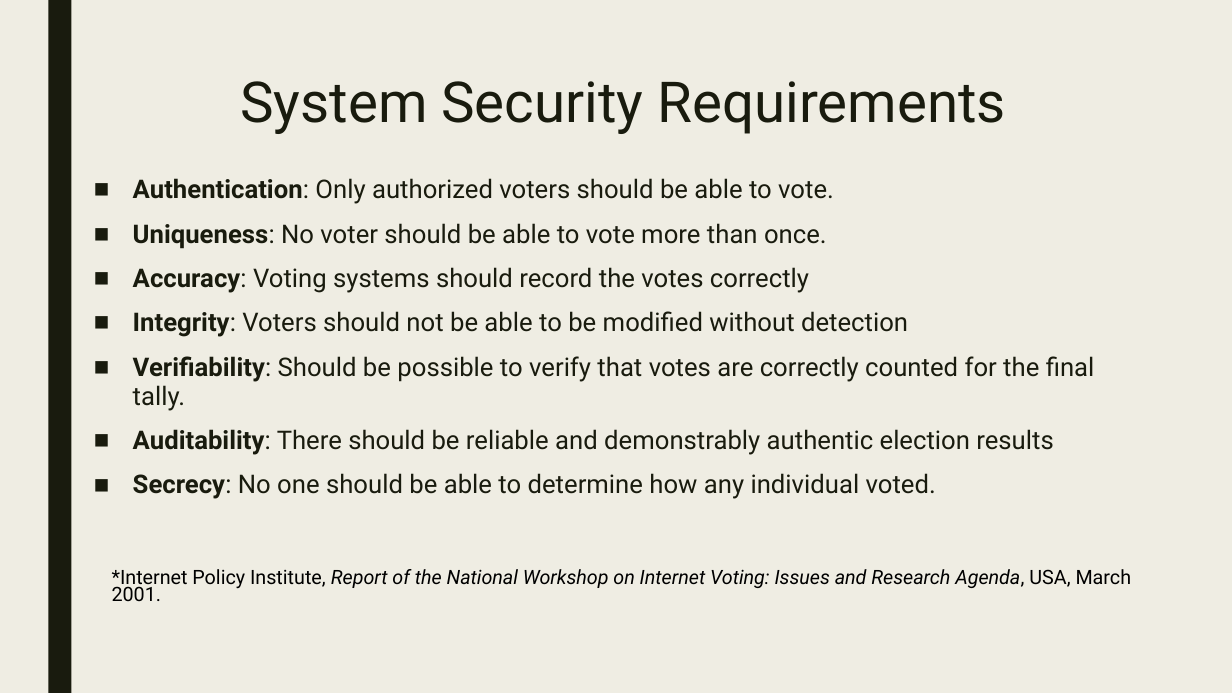
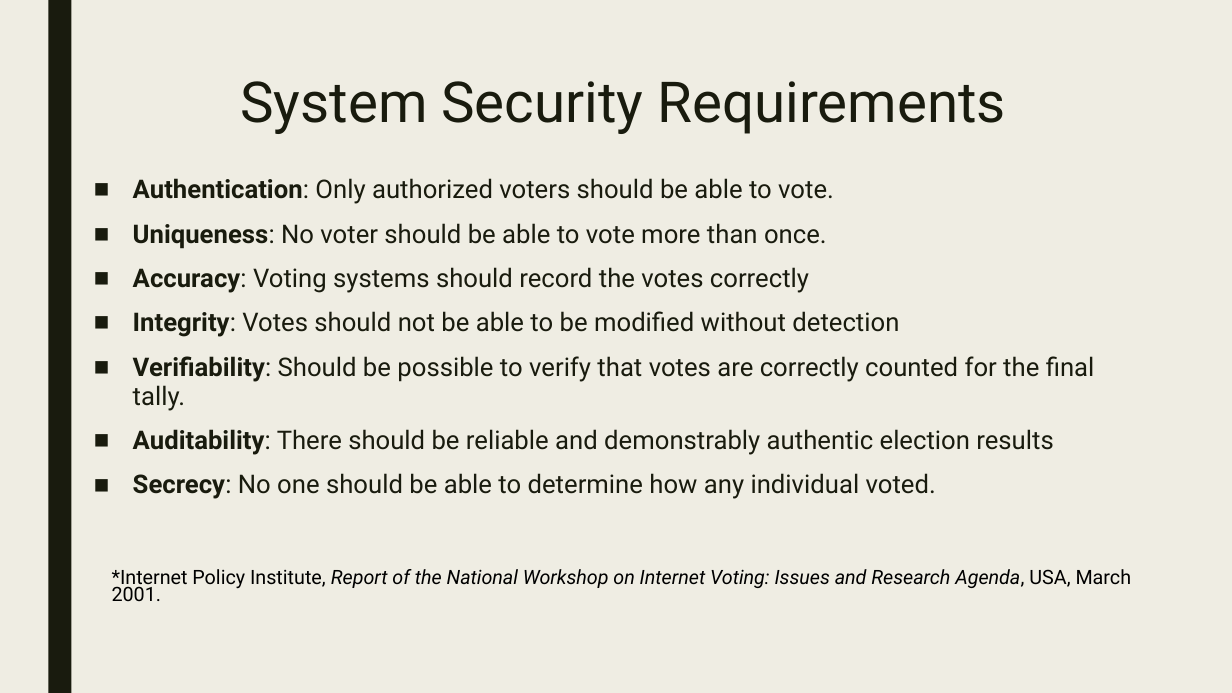
Before and after one commit to mollicap16/Crypto_Final, a slide deck: slide 5 of doc/Crypto_Final_Presentation.pptx (slide 4 before the commit). Drawn at 1232x693 pixels with LibreOffice and Linux fonts; fonts in the diff are those of the drawing. Boxes give left, top, right and bottom in pixels: in the first picture for what was removed or moved away, otherwise in the second. Text is boxed around its words. In the diff, an @@ line names an element or a change of style, - is before the commit and + after.

```diff
--- a/doc/Crypto_Final_Presentation.pptx
+++ b/doc/Crypto_Final_Presentation.pptx
@@ text at (133, 311, 899, 337): text changed @@
-■ Integrity: Voters should not be able to be modified without detection
+■ Integrity: Votes should not be able to be modified without detection
```
Also in this commit, not shown: 3 other slides changed, 1 slide added.
